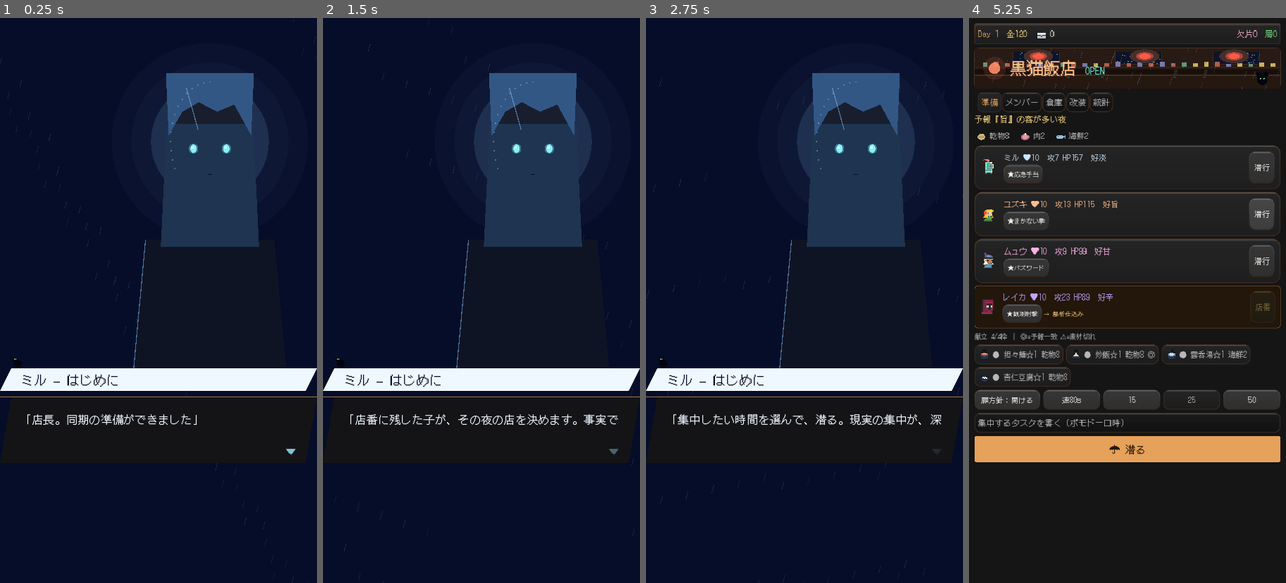
Above: before the commit, frames 1-4 (left to right).
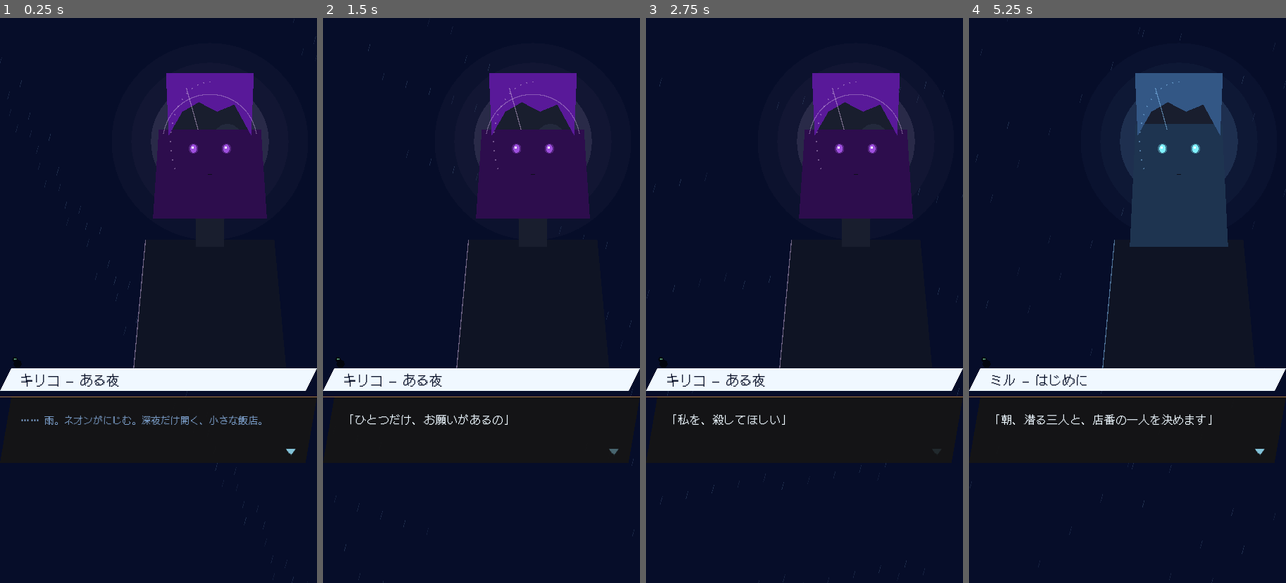
Above: after the commit, the same moments.

Repository: Conata/Pomodoro
Game: Godot game, scene res://main.tscn
Same seed, same stepped clock (60 frames per second), same inputs: the game is played once before the commit and once after it. Sound files missing from this copy of the repository are replaced by a short silence.
Inputs (mouse positions are in pixels of both pictures, inside the frame that each line leads up to):
- Up to frame 1 (0.25 s): no input
- Up to frame 2 (1.5 s): click (481, 424) at 0.52 s; type "12" at 0.6 s; click (345, 164) at 1.27 s
- Up to frame 3 (2.75 s): click "★応急手当" at 2 s
- Up to frame 4 (5.25 s): click "潜行" at 2.75 s; click (991, 215) at 3.52 s; click "★まかない拳" at 4.25 s; click "潜行" at 5 s

The runs differ from the first frame. In frame 1, 10% of the frame differs, in the area x 6-85%, y 9-72%; in frame 2, 10%; in frame 3, 10%; in frame 4, 55%, in the area x 0-100%, y 0-100%.

Commit message:
Story: コールドオープン（キリコの依頼）＋NPC会話の土台
- 確定した正史「キリコ＝人格コピーの残り」を docs/STORY.md に明文化
  （既存の最初の店主/管理人格=ミル/死は切断・繋ぎ直しと統合）。
- NPC土台：KuroData.NPCS＋actor()で話者をGIRLS/NPC両対応。talk_viewは actor() 参照に。
  Portrait.LOOK にNPCキリコ（薄紫・フード）。会話/イベントの話者にNPCを使える。
- イントロ event "intro_kiriko"（雨・少女・「私を殺してほしい」・黒猫）を追加。
  初回起動でコールドオープン→終了で操作チュートリアルへ連結（_on_scene_finished）。
- test: イベント話者チェックを GIRLS または NPCS 許容に更新。

Diff:
--- a/main.gd
+++ b/main.gd
@@ -114,7 +114,11 @@
 	_pump_events()
 	_apply_phase()
 	_refresh_all()
-	_maybe_event("tutorial")  # 初回だけチュートリアルを出す
+	# 初回：コールドオープン（キリコの依頼）→ 終わったらチュートリアルへ連結。
+	if not "intro_kiriko" in sim.state["events_seen"]:
+		_maybe_event("intro_kiriko")
+	else:
+		_maybe_event("tutorial")
 
 
 ## 未読イベントなら再生する。発火条件を増やすのはここに1行。
@@ -157,6 +161,9 @@
 			if not meta["id"] in sim.state["events_seen"]:
 				sim.state["events_seen"].append(meta["id"])
 				_save(Time.get_unix_time_from_system())
+			# コールドオープンが終わったら、続けて操作チュートリアルへ。
+			if String(meta["id"]) == "intro_kiriko":
+				_maybe_event("tutorial")
 
 
 func _process(delta: float) -> void:
--- a/src/sim/data.gd
+++ b/src/sim/data.gd
@@ -74,6 +74,23 @@
 }
 
 const GIRL_ORDER := ["mil", "yuzuki", "muu", "kiriko"]
+
+# NPC（操作不可・会話/イベントの話者になれる）。プレイアブルとは別。
+# キリコ＝依頼人「私を殺してほしい」。物語の核（人格コピーの残り）。
+const NPCS := {
+	"kiriko_npc": {
+		"name": "キリコ", "role": "依頼人", "color": Color("cdb4db"),
+	},
+}
+
+# 会話/イベントの話者を引く（プレイアブル GIRLS か NPC のどちらでも）。
+static func actor(id: String) -> Dictionary:
+	if GIRLS.has(id):
+		return GIRLS[id]
+	if NPCS.has(id):
+		return NPCS[id]
+	return {"name": "？？？", "color": Color(0.8, 0.8, 0.8)}
+
 
 # 会話解放閾値（好感度）
 const TALK_THRESHOLDS := [15, 45, 80]
--- a/src/sim/event_data.gd
+++ b/src/sim/event_data.gd
@@ -8,6 +8,18 @@
 ## WORLD.md の文体（説明しすぎない・キャラの声）を守ること。
 
 const EVENTS := {
+	# コールドオープン：世界説明はしない。雨・少女・無理難題・黒猫だけ。
+	"intro_kiriko": {
+		"speaker": "kiriko_npc", "title": "ある夜", "once": true,
+		"lines": [
+			["*", "雨。ネオンがにじむ。深夜だけ開く、小さな飯店。"],
+			["g", "…あなたが、店主?"],
+			["g", "ひとつだけ、お願いがあるの"],
+			["g", "私を、殺してほしい"],
+			["*", "カウンターの端で、黒猫が片目を開けた。"],
+			["g", "……今すぐ、じゃなくていい。考えておいて"],
+		],
+	},
 	"tutorial": {
 		"speaker": "mil", "title": "はじめに", "once": true,
 		"lines": [
--- a/src/ui/portrait.gd
+++ b/src/ui/portrait.gd
@@ -19,6 +19,9 @@
 		"hair": Color(0.46, 0.24, 0.4), "style": "twintail", "warm": true},
 	"kiriko": {"accent": Color(0.72, 0.62, 1.0), "eye": Color(0.78, 0.55, 1.0),
 		"hair": Color(0.26, 0.2, 0.4), "style": "hood", "warm": false},
+	# NPC：依頼人キリコ（薄紫・フード。プレイヤーは色で覚える）
+	"kiriko_npc": {"accent": Color(0.80, 0.70, 0.86), "eye": Color(0.62, 0.31, 0.87),
+		"hair": Color(0.35, 0.10, 0.60), "style": "hood", "warm": false},
 }
 
 static var _cache := {}
--- a/src/ui/talk_view.gd
+++ b/src/ui/talk_view.gd
@@ -135,7 +135,7 @@
 				Color(0.6, 0.82, 1.0, 0.08 + fposmod(i * 0.11, 0.1)), 1.2)
 	# 立ち絵（等身の高いキャラ。ピクセルではなくポートレート）。
 	# res://assets/portraits/<id>.png があればそれ、無ければシルエット。
-	var g: Dictionary = KuroData.GIRLS[girl]
+	var g: Dictionary = KuroData.actor(girl)  # GIRLS か NPC のどちらでも
 	var pw := sz.x * 0.62
 	var ph := sz.y * 0.62
 	Portrait.draw_into(self, girl, Rect2(sz.x - pw - 20.0, 10.0, pw, ph), pulse)
--- a/tests/test_sim.gd
+++ b/tests/test_sim.gd
@@ -316,7 +316,8 @@
 	# イベント：speaker 実在・lines 非空
 	for id in EventData.EVENTS:
 		var ev: Dictionary = EventData.EVENTS[id]
-		check(KuroData.GIRLS.has(String(ev["speaker"])) and not ev["lines"].is_empty(),
+		var sp := String(ev["speaker"])
+		check((KuroData.GIRLS.has(sp) or KuroData.NPCS.has(sp)) and not ev["lines"].is_empty(),
 				"イベント「%s」が妥当" % id)
 	# 各キャラに idle セリフが複数ある（探索中の独り言）
 	for gid in KuroData.GIRL_ORDER:
Not shown, changed: docs/STORY.md
